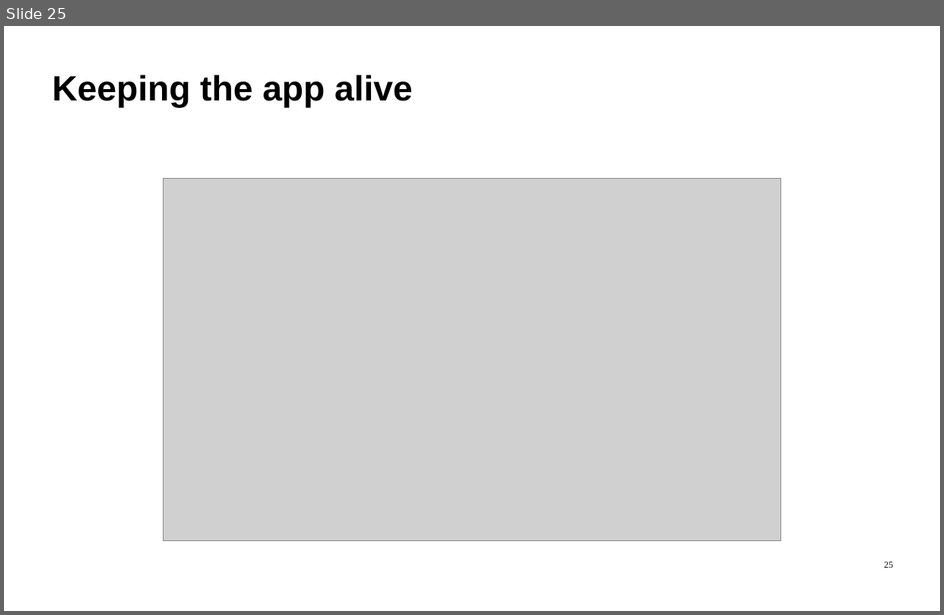
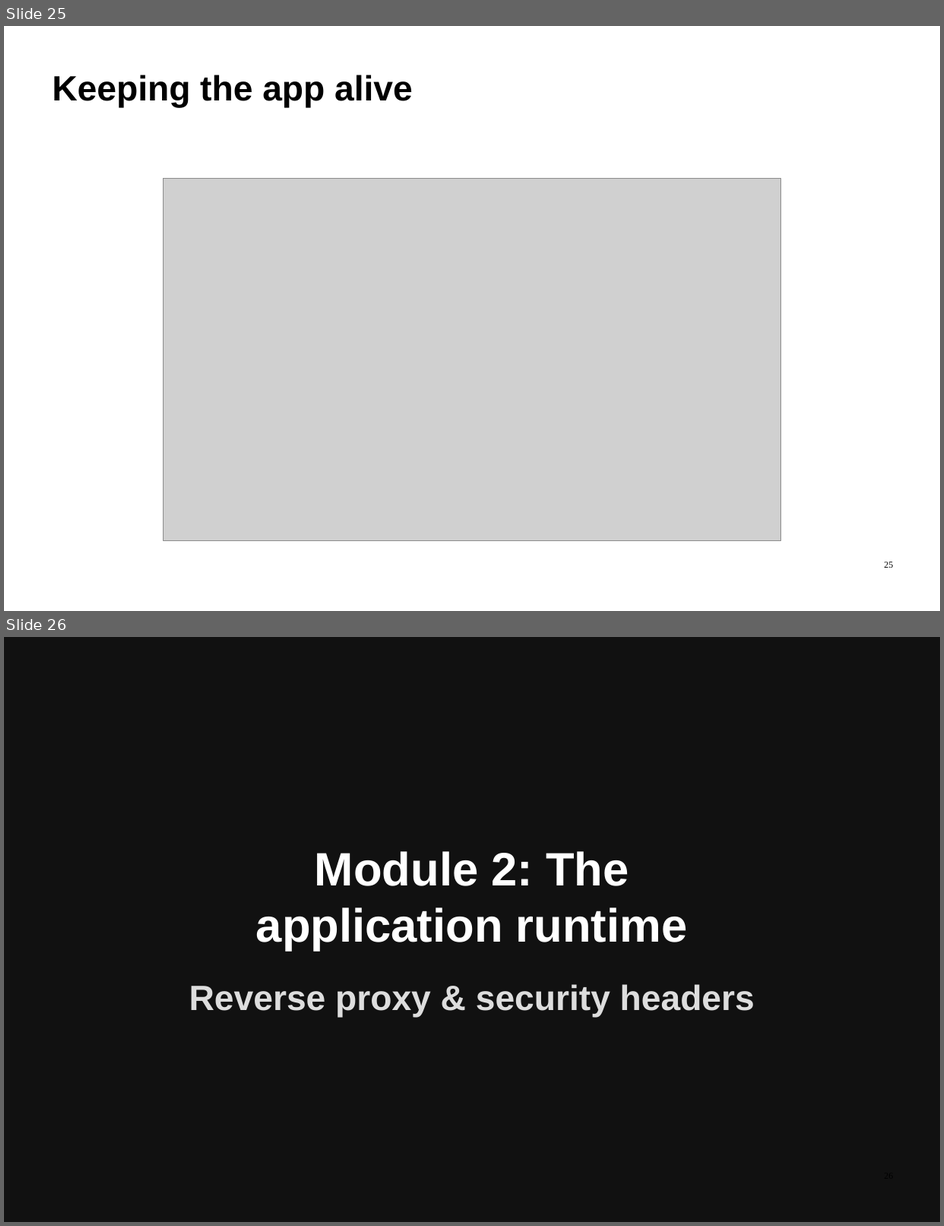
Before and after one commit to ImadSaddik/FullStackDeploymentHandbook, a slide deck: course-assets/slides/full_stack_deployment_guide.odp. Shown one above the other, each under a label of ours: slide 25 before the commit, slides 25 and 26 after it. The pictures are 944x615 and 944x1226 pixels, drawn with LibreOffice and Linux fonts; fonts in the diff are those of the drawing; grey boxes stand for pictures. Boxes give left, top, right and bottom in pixels: in the first picture for what was removed or moved away, otherwise in the second. Text is boxed around its words. In the diff, an @@ line names an element or a change of style, - is before the commit and + after.

```diff
--- a/course-assets/slides/full_stack_deployment_guide.odp
+++ b/course-assets/slides/full_stack_deployment_guide.odp
@@ slide 26 added at (x1=4, y1=637, x2=940, y2=1222), background #111111 @@
@@ text added at (x1=256, y1=851, x2=688, y2=951), 72 pt, text #FFFFFF, bold @@
+Module 2: The
+application runtime
@@ text added at (x1=189, y1=984, x2=755, y2=1018), 54 pt, text #DDDDDD, bold @@
+Reverse proxy & security headers
```
Also in this commit, not shown: 4 other slides added, 1 other file.
